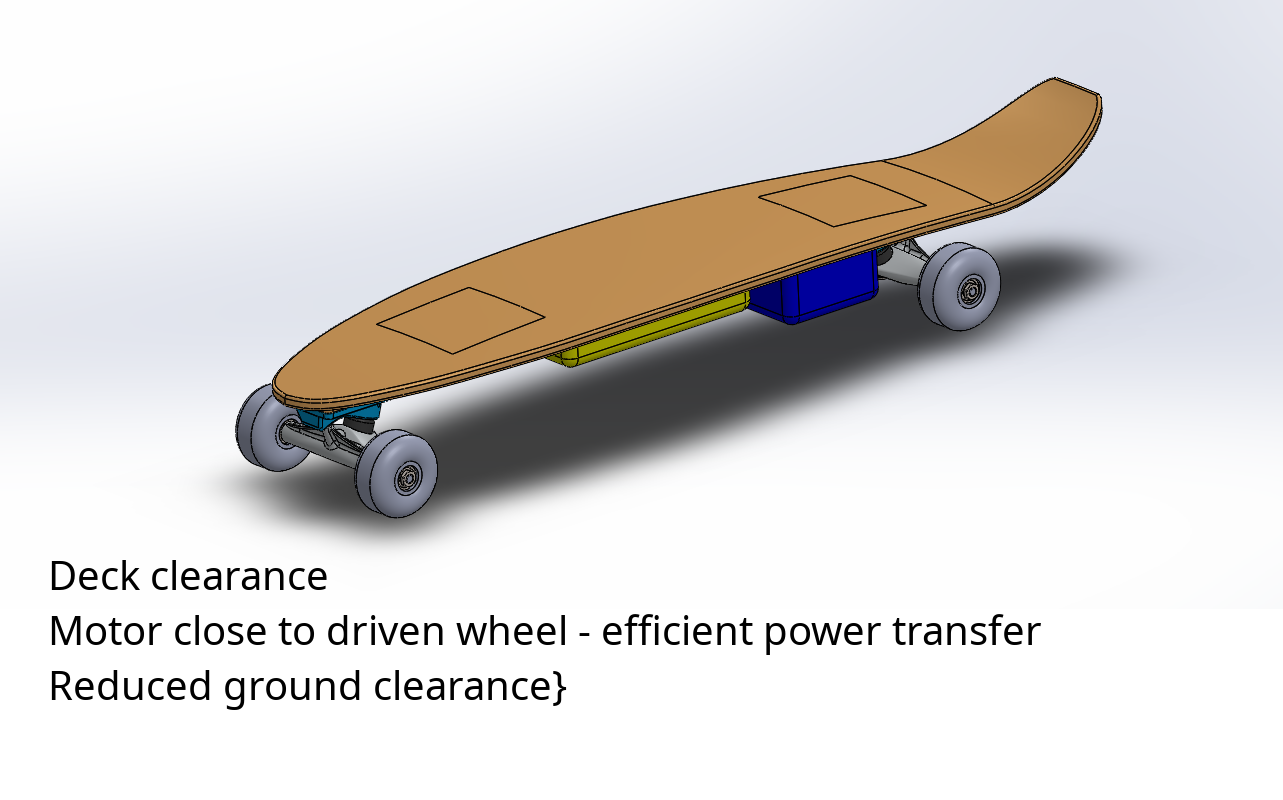
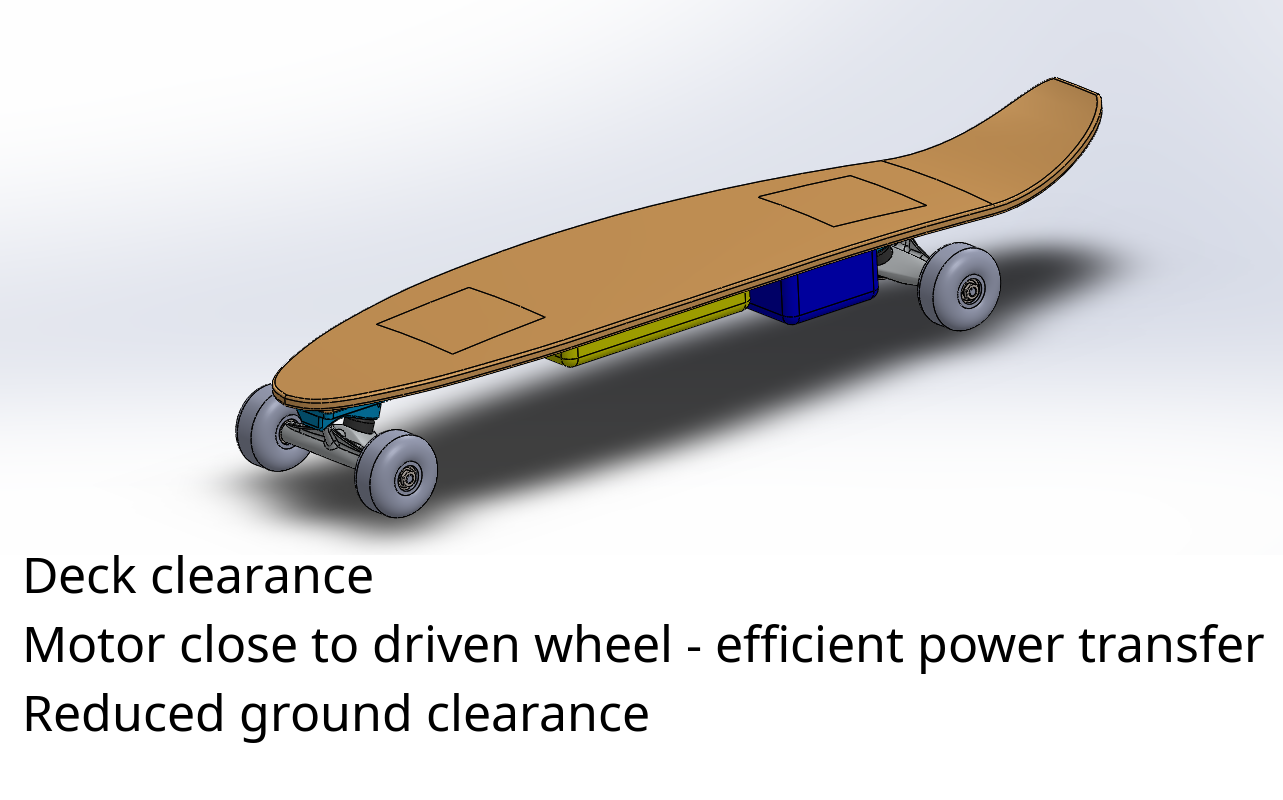
Before/after of a 1283px x 800px layered artwork. What changed in the layer stack:
painted on "Deck clearance ..." over [26, 555, 1264, 743]
painted on "Concept_A.png" over [26, 555, 1283, 609]
